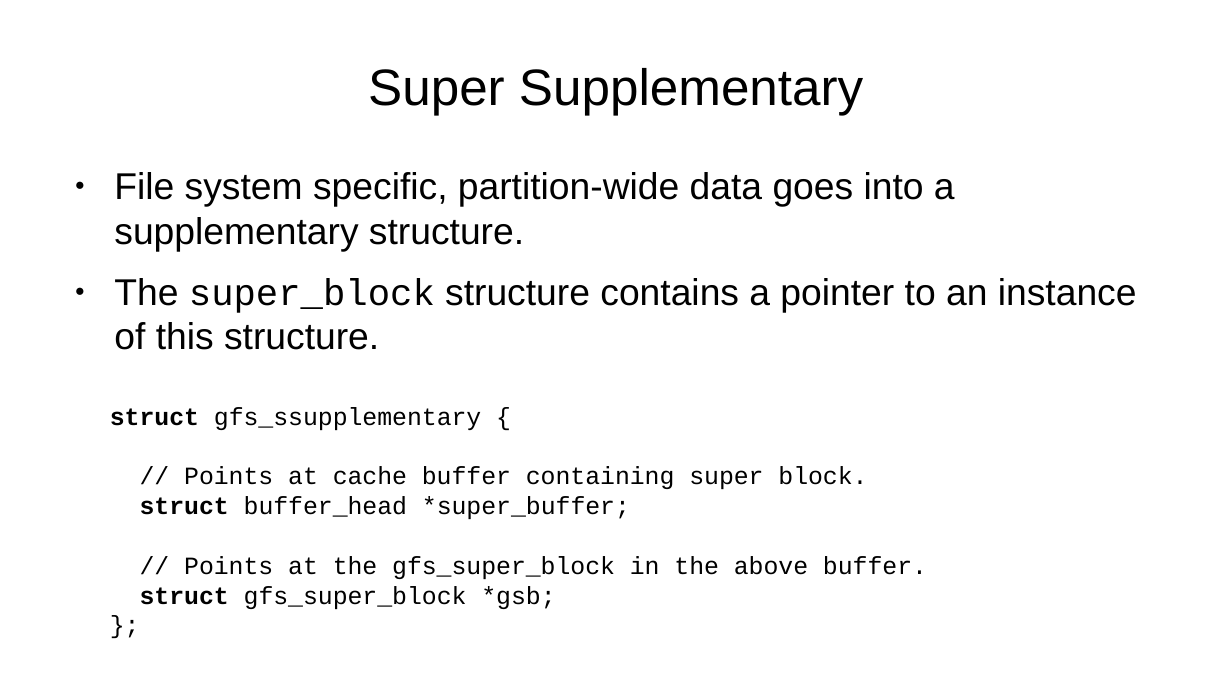
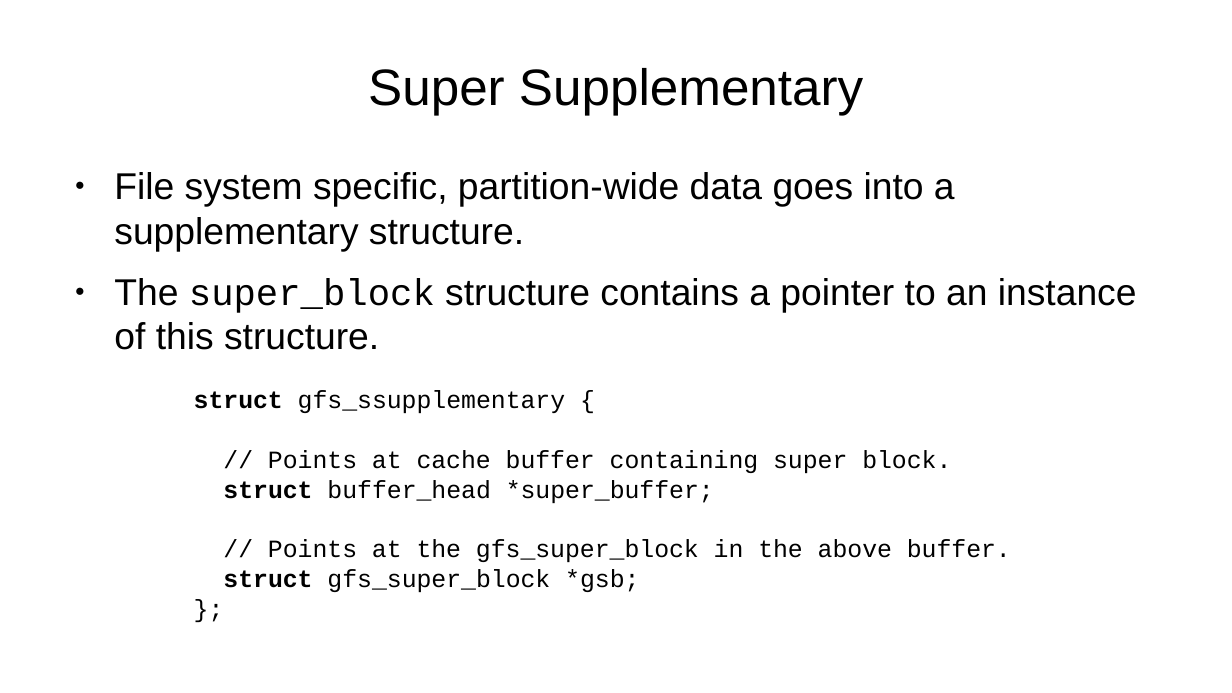
Before and after one commit to pchapin/genericfs, a slide deck: slide 8 of doc/Slides/Linux-File-System-Internals.odp. Drawn at 1232x693 pixels with LibreOffice and Linux fonts; fonts in the diff are those of the drawing. Boxes give left, top, right and bottom in pixels: in the first picture for what was removed or moved away, otherwise in the second. Text is boxed around its words. In the diff, an @@ line names an element or a change of style, - is before the commit and + after.

```diff
--- a/doc/Slides/Linux-File-System-Internals.odp
+++ b/doc/Slides/Linux-File-System-Internals.odp
@@ text "struct gfs_ssupplementary {": place and size @@
-text "struct gfs_ssupplementary {" at <box>110,407,927,609</box>
+text "struct gfs_ssupplementary {" at <box>194,390,1011,592</box>
```
Also in this commit, not shown: 10 other slides changed.
